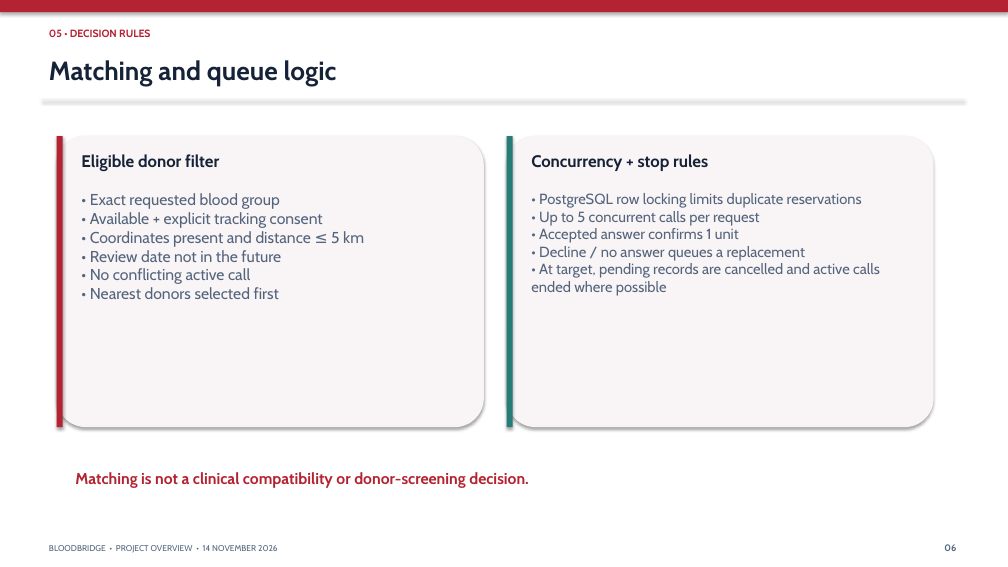
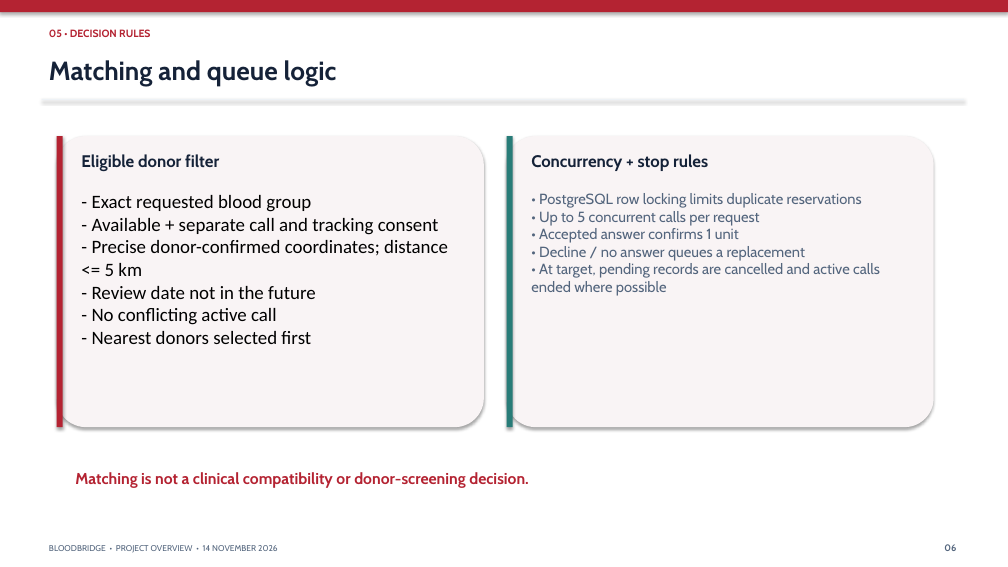
Before and after one commit to jaladanisuribabu/BloodBridgeDonor, a slide deck: slide 6 of docs/BloodBridge-Project-Presentation.pptx. Drawn at 1008x567 pixels with LibreOffice and Linux fonts; fonts in the diff are those of the drawing. Boxes give left, top, right and bottom in pixels: in the first picture for what was removed or moved away, otherwise in the second. Text is boxed around its words. In the diff, an @@ line names an element or a change of style, - is before the commit and + after.

```diff
--- a/docs/BloodBridge-Project-Presentation.pptx
+++ b/docs/BloodBridge-Project-Presentation.pptx
@@ text at [92,195,448,344]: text changed; size 15 to 18 pt; font Cabin to Calibri; text colour #53657D to #000000 @@
-• Exact requested blood group
-• Available + explicit tracking consent
-• Coordinates present and distance ≤ 5 km
-• Review date not in the future
-• No conflicting active call
-• Nearest donors selected first
+- Exact requested blood group
+- Available + separate call and tracking consent
+- Precise donor-confirmed coordinates; distance <= 5 km
+- Review date not in the future
+- No conflicting active call
+- Nearest donors selected first
```
Also in this commit, not shown: 5 other slides changed, 1 slide added, 20 other files.
